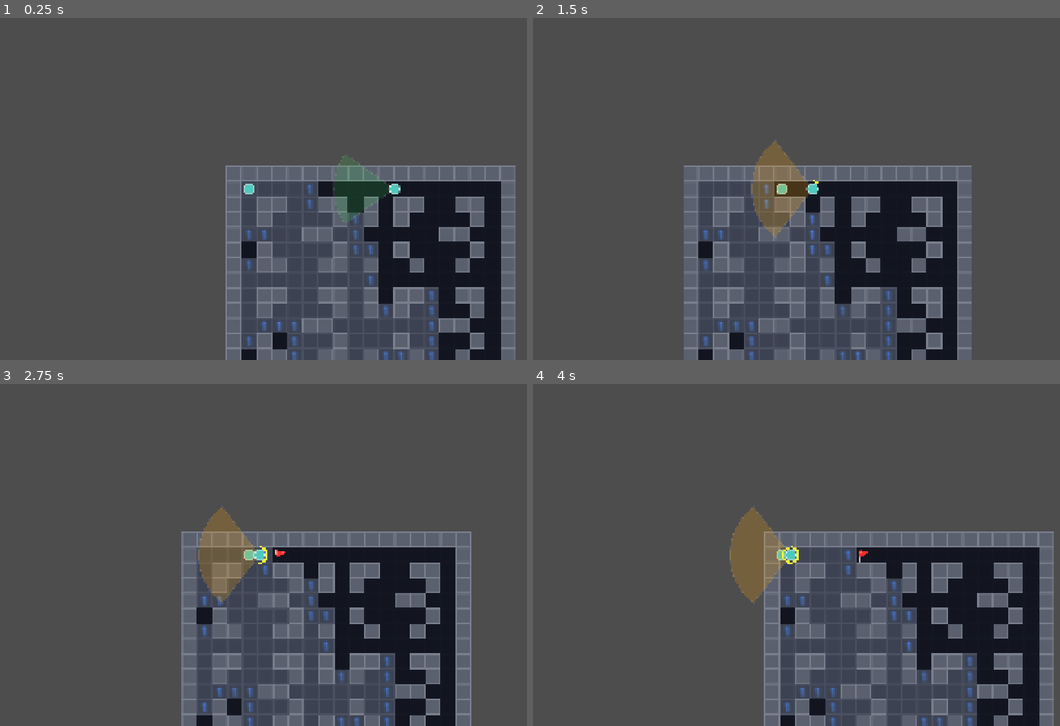
Above: before the commit, frames 1-4 (two rows, left to right).
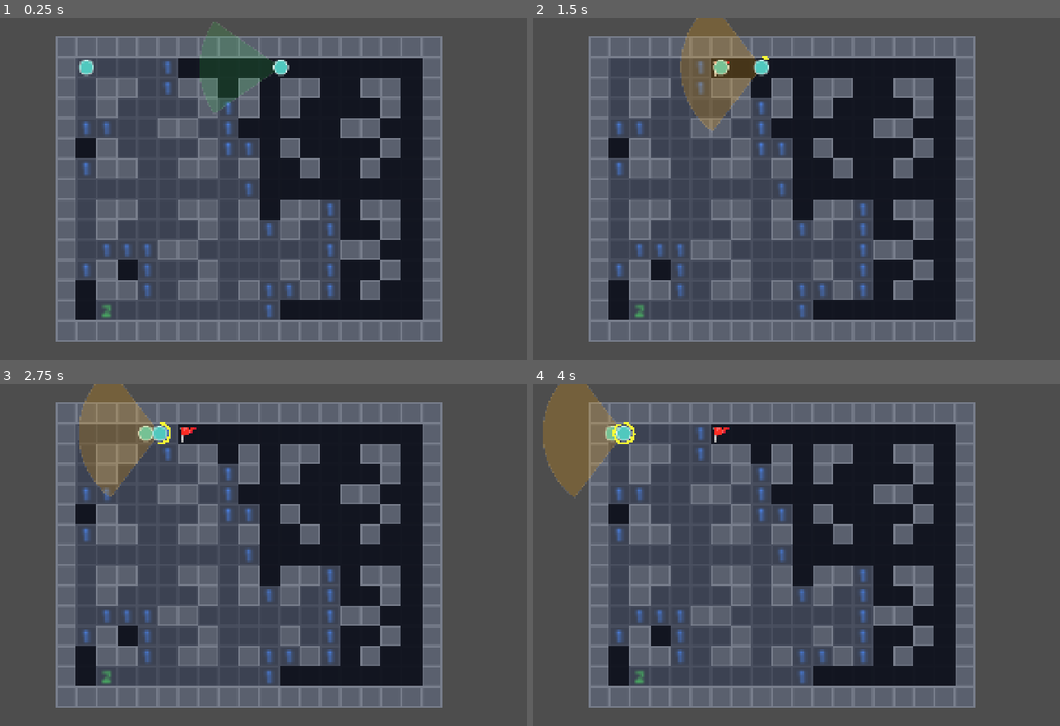
Above: after the commit, the same moments.

Repository: MayraSRS04/Darkfield
Game: Godot game, scene res://scenes/01_juego.tscn
Two runs of this game, one before a commit and one after it. Both use one fixed random seed, a clock stepped at 60 frames per second and the inputs below. This scene is started directly instead of the project's main scene.
Inputs:
- Up to frame 1 (0.25 s): no input
- Up to frame 2 (1.5 s): tap Enter at 0.5 s; hold Right (ui_right) 0.53-1.28 s; tap F at 0.6, 1.35 s; tap Space at 0.77 s; hold Down (ui_down) from 1.28 s (still down)
- Up to frame 3 (2.75 s): tap Space at 1.52 s; release Down (ui_down) at 2.03 s; hold Right (ui_right) from 2.03 s (still down); tap F at 2.1 s
- Up to frame 4 (4 s): release Right (ui_right) at 2.78 s; hold Up (ui_up) 2.78-3.53 s; tap F at 2.85, 3.6 s; tap Space at 3.02, 3.77 s; hold Left (ui_left) from 3.53 s (still down)

The runs differ from the first frame. In frame 1, 55% of the frame differs, in the area x 10-98%, y 1-100%; in frame 2, 47%; in frame 3, 50%; in frame 4, 58%, in the area x 1-99%, y 0-100%.

Commit message:
mejora visualización de laberinto a traves de camera y zoom

Diff:
--- a/actors/cazador.gd
+++ b/actors/cazador.gd
@@ -110,7 +110,7 @@
 				ruta = ruta_hacia
 				_avanzar_ruta()
 	else:
-		timer_sospecha -= delta * 1.5
+		timer_sospecha -= delta * 2.5
 		if timer_sospecha <= 0.0:
 			timer_sospecha = 0.0
 			estado = Estado.NORMAL
@@ -135,12 +135,6 @@
 				ruta = _calcular_ruta(_celda_actual(), _celda_de(ultima_pos_vista))
 				_avanzar_ruta()
 
-	if _ve_al_jugador():
-		estado = Estado.PERSIGUIENDO
-		timer_perdida = 0.0
-		ruta = []
-		GameManager.reportar_deteccion(true)
-		return
 	if not moviendose:
 		if ruta.is_empty() or _celda_actual() == _celda_de(ultima_pos_vista):
 			estado = Estado.REGRESA
--- a/scenes/01_juego.tscn
+++ b/scenes/01_juego.tscn
@@ -4,9 +4,13 @@
 [ext_resource type="TileSet" uid="uid://i7ijb6r1478w" path="res://recursos/tilesets/mundo.tres" id="1_dlla0"]
 [ext_resource type="PackedScene" uid="uid://45610vclphqv" path="res://actors/jugador.tscn" id="3_oiwu5"]
 [ext_resource type="PackedScene" uid="uid://bjx4y5ow2yr3e" path="res://actors/Cazador.tscn" id="4_8bcx7"]
+[ext_resource type="Script" uid="uid://ena2mlpp2flb" path="res://scenes/camara_juego.gd" id="5_camara"]
 
 [node name="Juego" type="Node2D" unique_id=1902666549]
 script = ExtResource("1_2uc6o")
+
+[node name="Jugador#Camara" type="Camera2D" parent="." unique_id=2001000001]
+script = ExtResource("5_camara")
 
 [node name="Suelo" type="TileMapLayer" parent="." unique_id=1250863577]
 tile_set = ExtResource("1_dlla0")
--- /dev/null
+++ b/scenes/camara_juego.gd
@@ -0,0 +1,16 @@
+extends Camera2D
+
+const ZOOM_MAPA := Vector2(4.0, 4.0)
+
+func _ready() -> void:
+	zoom = ZOOM_MAPA
+	call_deferred("_configurar_limites")
+
+func _configurar_limites() -> void:
+	var tilemap: TileMapLayer = get_tree().current_scene.get_node("Suelo")
+	var rect := tilemap.get_used_rect()
+	var tam_celda: Vector2 = Vector2(tilemap.tile_set.tile_size)
+	limit_left   = int(rect.position.x * tam_celda.x)
+	limit_top    = int(rect.position.y * tam_celda.y)
+	limit_right  = int((rect.position.x + rect.size.x) * tam_celda.x)
+	limit_bottom = int((rect.position.y + rect.size.y) * tam_celda.y)
Not shown, added: scenes/camara_juego.gd.uid
